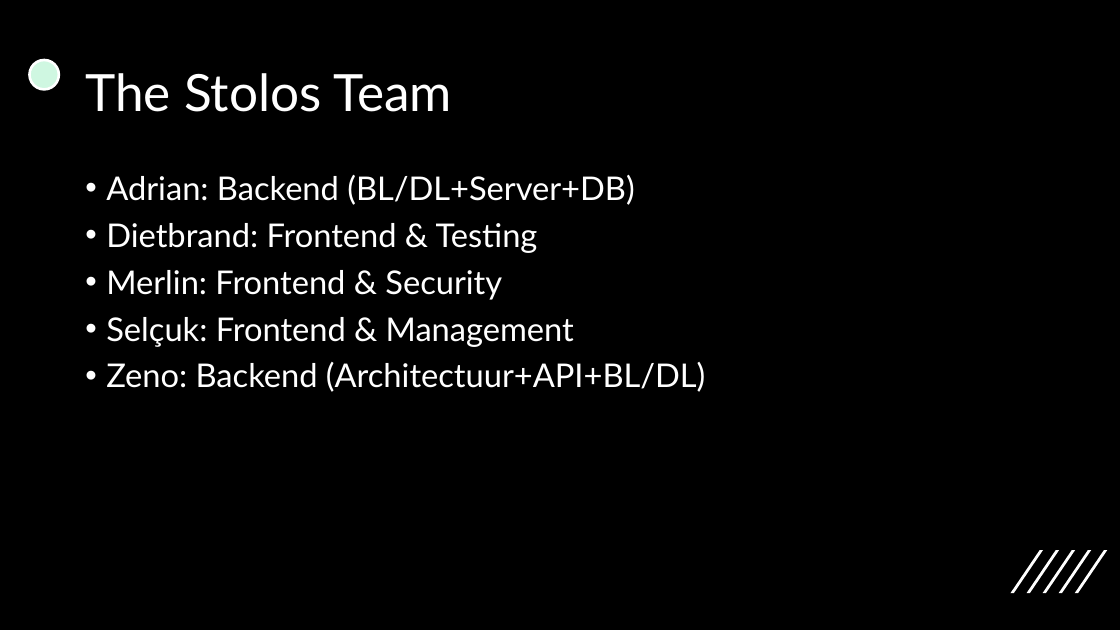
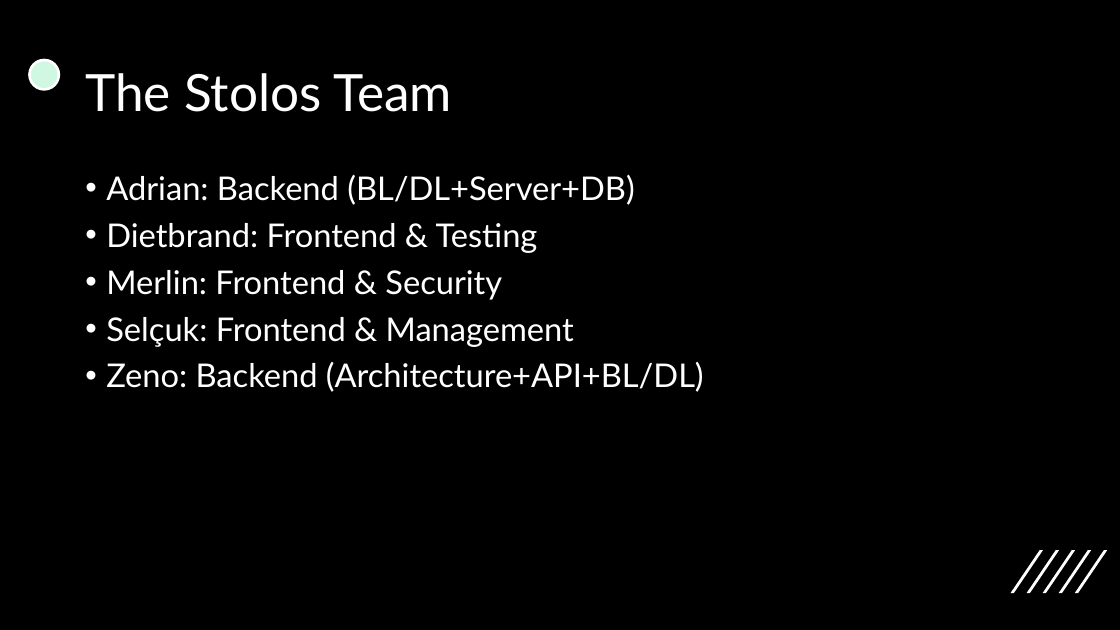
Before and after one commit to slck98/Stolos, a slide deck: slide 2 of docs/tussentijdse_presentatie.pptx. Drawn at 1120x630 pixels with LibreOffice and Linux fonts; fonts in the diff are those of the drawing. Boxes give left, top, right and bottom in pixels: in the first picture for what was removed or moved away, otherwise in the second. Text is boxed around its words. In the diff, an @@ line names an element or a change of style, - is before the commit and + after.

Commit message:
presentatie update (architectuur -> architecture)

```diff
--- a/docs/tussentijdse_presentatie.pptx
+++ b/docs/tussentijdse_presentatie.pptx
@@ text at [106, 362, 704, 392]: text changed @@
-• Zeno: Backend (Architectuur+API+BL/DL)
+• Zeno: Backend (Architecture+API+BL/DL)
```
